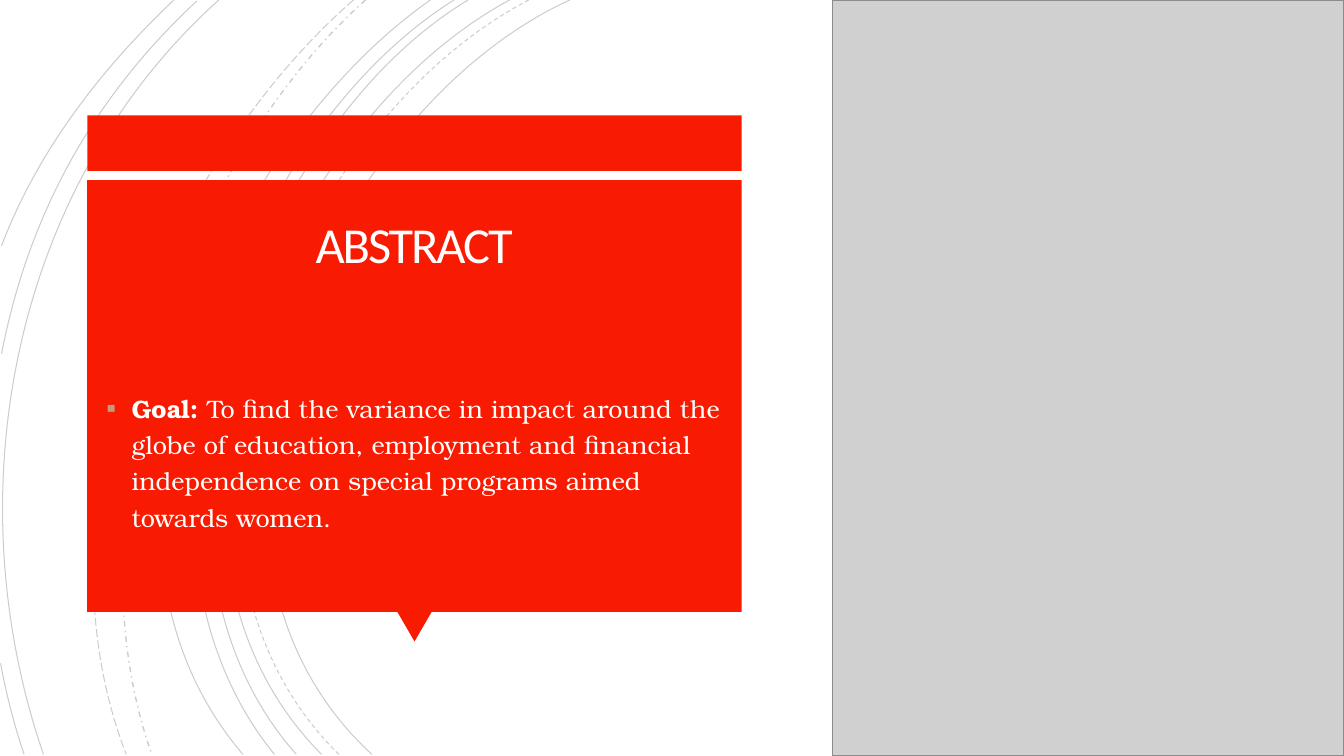
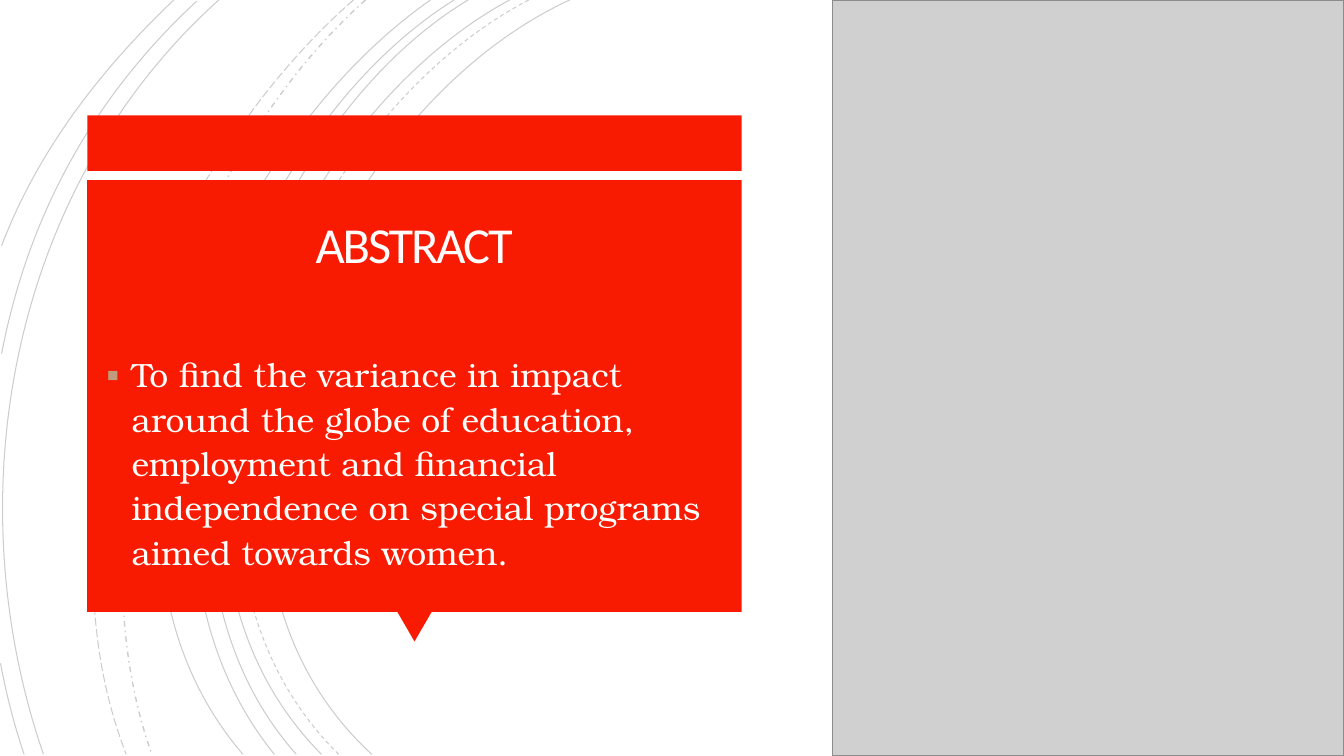
Before and after one commit to cordellsl/Project2, a slide deck: slide 2 of Project 2 Presentation.pptx. Drawn at 1344x756 pixels with LibreOffice and Linux fonts; fonts in the diff are those of the drawing; grey boxes stand for pictures. Boxes give left, top, right and bottom in pixels: in the first picture for what was removed or moved away, otherwise in the second. Text is boxed around its words. In the diff, an @@ line names an element or a change of style, - is before the commit and + after.

```diff
--- a/Project 2 Presentation.pptx
+++ b/Project 2 Presentation.pptx
@@ text at box(132, 362, 700, 566): text changed; size 18 to 24 pt @@
-▪ Goal: To find the variance in impact around the globe of education, employment and financial independence on special programs aimed towards women.
+▪ To find the variance in impact around the globe of education, employment and financial independence on special programs aimed towards women.
```
Also in this commit, not shown: 4 other slides changed, 9 slides added.
